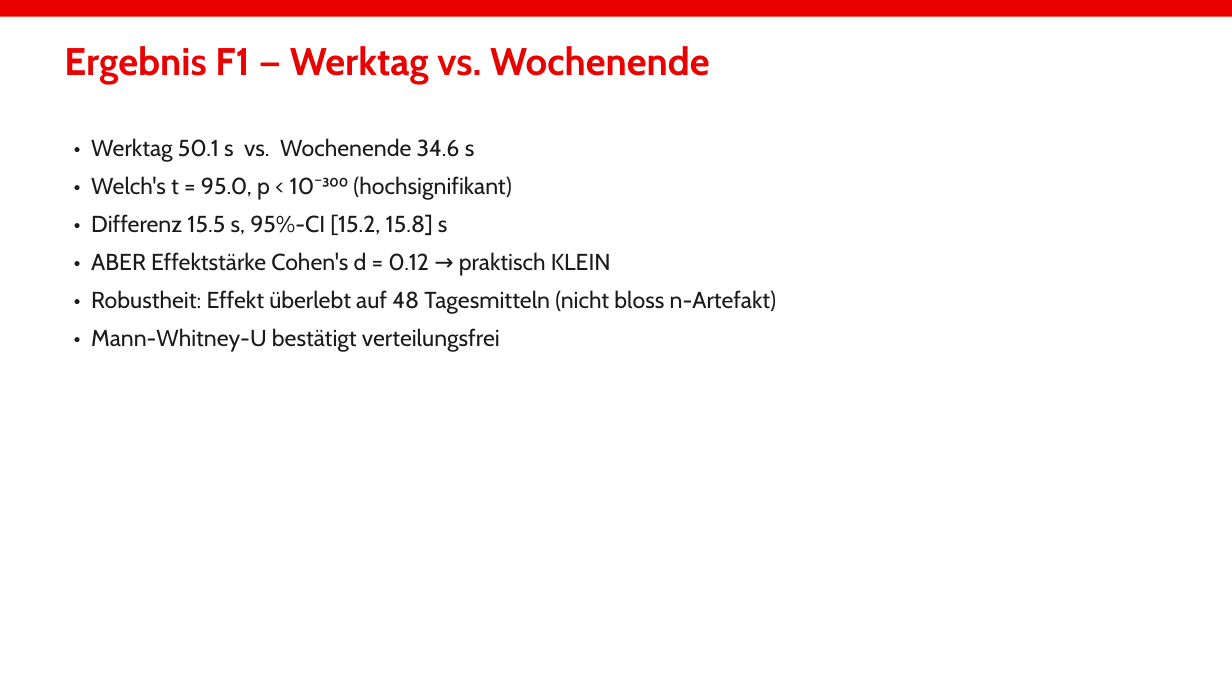
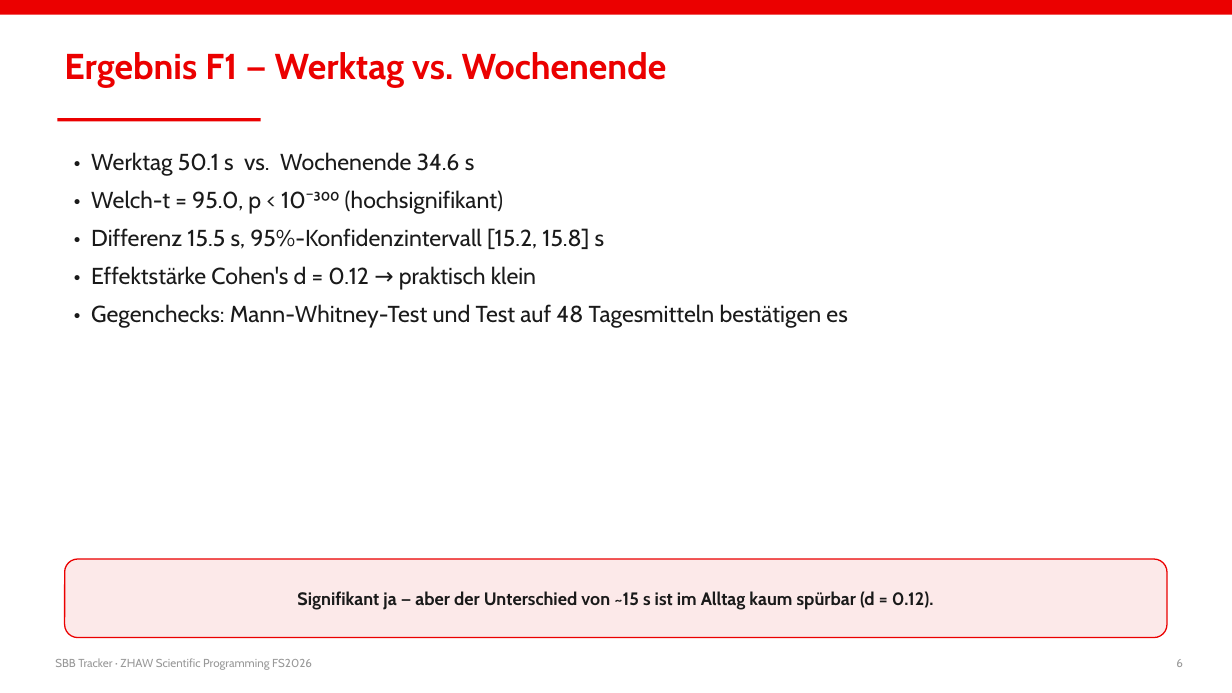
Before and after one commit to Mrgincinamon/SBB-Tracking, a slide deck: slide 6 of presentation/SBB_Tracker_Praesentation.pptx. Drawn at 1232x693 pixels with LibreOffice and Linux fonts; fonts in the diff are those of the drawing. Boxes give left, top, right and bottom in pixels: in the first picture for what was removed or moved away, otherwise in the second. Text is boxed around its words. In the diff, an @@ line names an element or a change of style, - is before the commit and + after.

```diff
--- a/presentation/SBB_Tracker_Praesentation.pptx
+++ b/presentation/SBB_Tracker_Praesentation.pptx
@@ text "Ergebnis F1 — Werktag vs. ..." at bbox=[64, 52, 667, 88]: size 30 to 28 pt @@
@@ rectangle added at bbox=[57, 118, 261, 121], fill #EB0000 @@
@@ text "• Werktag 50.1 s vs. ...": place and size @@
-text "• Werktag 50.1 s vs. ..." at bbox=[91, 138, 777, 352]
+text "• Werktag 50.1 s vs. ..." at bbox=[91, 152, 847, 328]
@@ text at bbox=[91, 190, 847, 328]: text changed @@
-• Welch's t = 95.0, p < 10⁻³⁰⁰ (hochsignifikant)
-• Differenz 15.5 s, 95%-CI [15.2, 15.8] s
-• ABER Effektstärke Cohen's d = 0.12 → praktisch KLEIN
-• Robustheit: Effekt überlebt auf 48 Tagesmitteln (nicht bloss n-Artefakt)
-• Mann-Whitney-U bestätigt verteilungsfrei
+• Welch-t = 95.0, p < 10⁻³⁰⁰ (hochsignifikant)
+• Differenz 15.5 s, 95%-Konfidenzintervall [15.2, 15.8] s
+• Effektstärke Cohen's d = 0.12 → praktisch klein
+• Gegenchecks: Mann-Whitney-Test und Test auf 48 Tagesmitteln bestätigen es
@@ rounded rectangle added at bbox=[65, 559, 1167, 638], fill #FCE9E9, outline #EB0000 1 pt, 14 pt, text #1A1A1A, bold @@
+Signifikant ja — aber der Unterschied von ~15 s ist im Alltag kaum spürbar (d = 0.12).
@@ text added at bbox=[55, 658, 312, 670], 9 pt, text #999999 @@
+SBB Tracker · ZHAW Scientific Programming FS2026
@@ text added at bbox=[1176, 659, 1183, 667], 9 pt, text #999999 @@
+6
```
Also in this commit, not shown: 13 other slides changed, 2 slides added, 2 slides removed, 1 other file.
